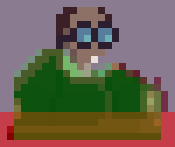
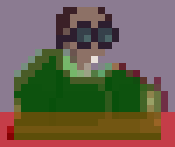
Layered file, before and after one edit (175 × 147). Changes by layer:
painted on "RideCar02.png" over 77, 28, 112, 42
